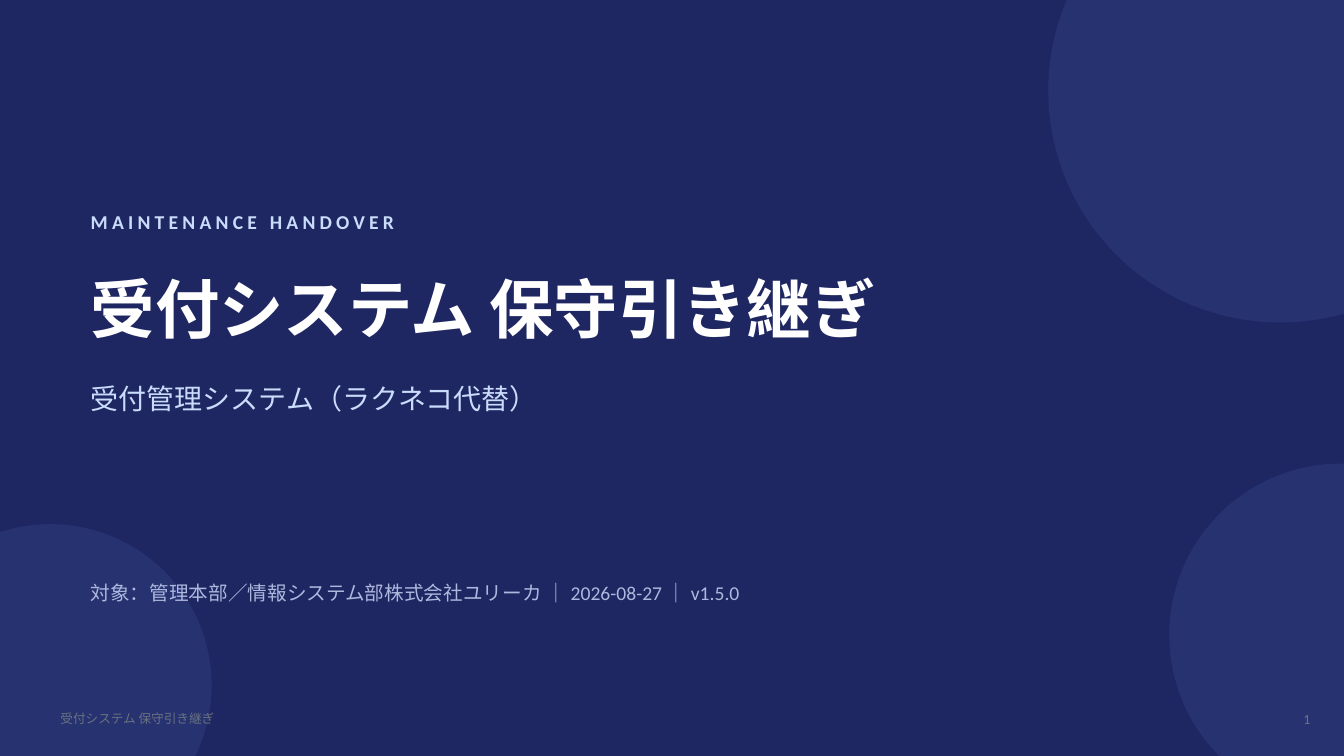
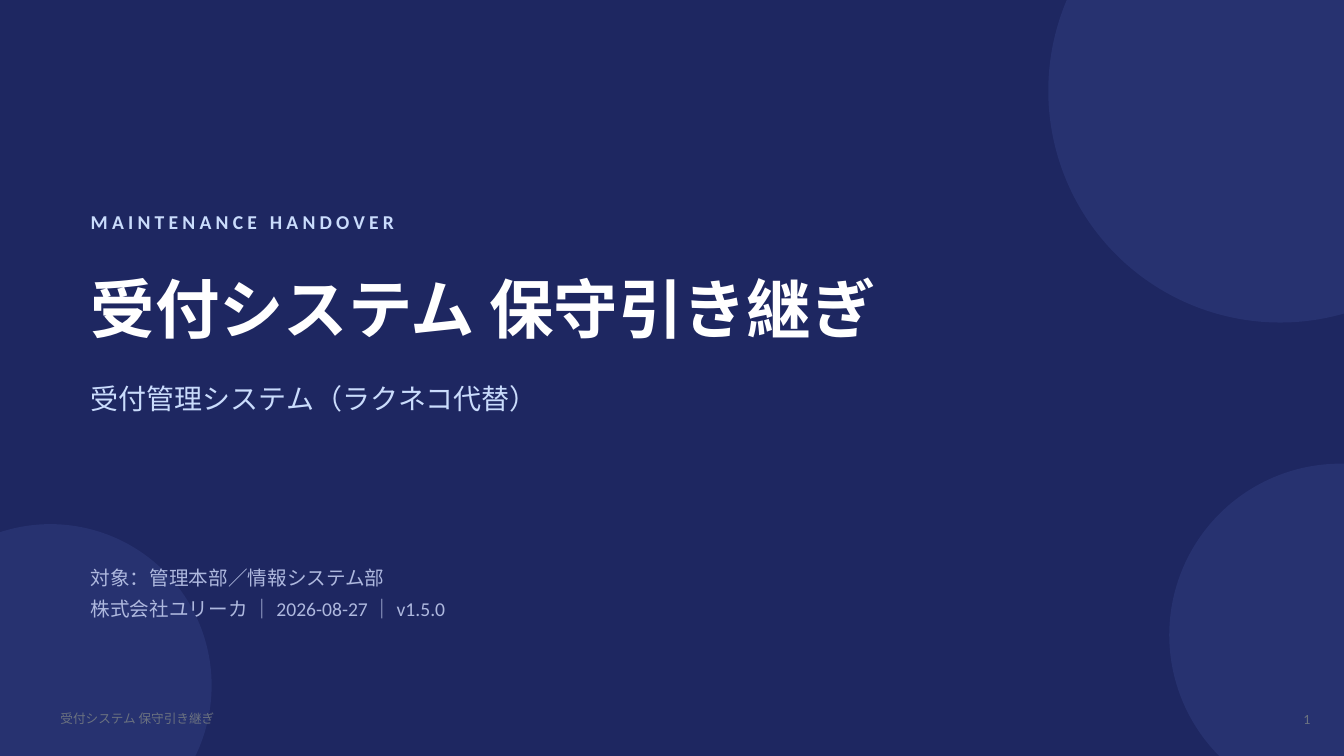
Before and after one commit to viva-eureka/reception-system, a slide deck: slide 1 of docs/受付システム_保守引き継ぎ.pptx. Drawn at 1344x756 pixels with LibreOffice and Linux fonts; fonts in the diff are those of the drawing. Boxes give left, top, right and bottom in pixels: in the first picture for what was removed or moved away, otherwise in the second. Text is boxed around its words. In the diff, an @@ line names an element or a change of style, - is before the commit and + after.

```diff
--- a/docs/受付システム_保守引き継ぎ.pptx
+++ b/docs/受付システム_保守引き継ぎ.pptx
@@ text at [91,568,446,618]: text changed @@
-対象：管理本部／情報システム部株式会社ユリーカ ｜ 2026-08-27 ｜ v1.5.0
+対象：管理本部／情報システム部
+株式会社ユリーカ ｜ 2026-08-27 ｜ v1.5.0
```
Also in this commit, not shown: 6 other slides changed.
